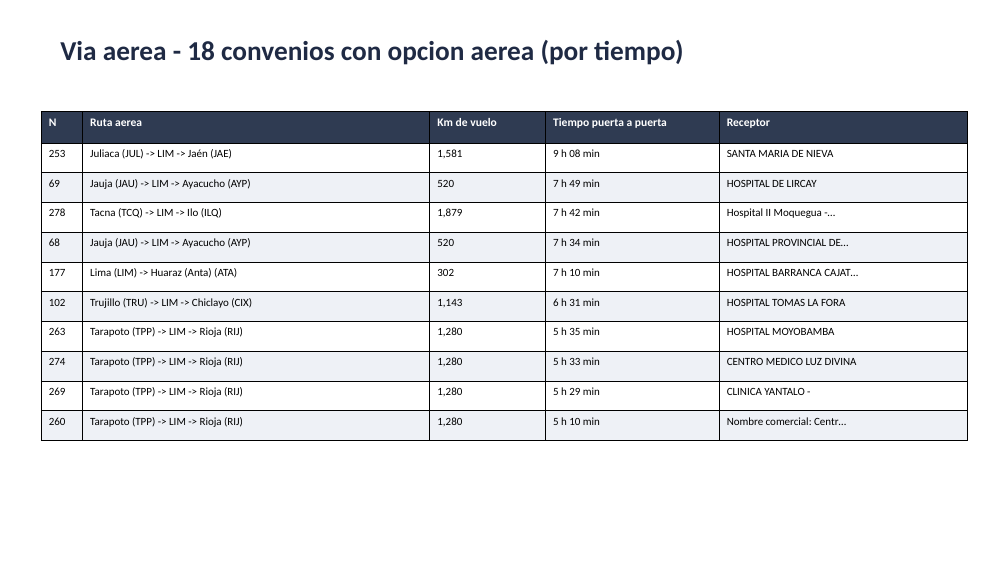
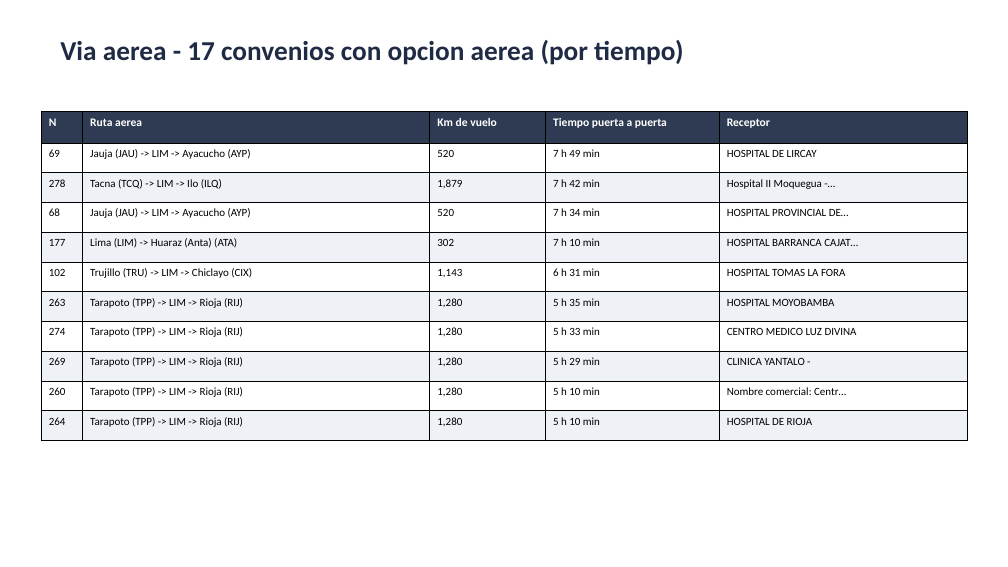
Before and after one commit to rojasarca-code/geolocalizacion-bancos-sangre-diban, a slide deck: slide 5 of datos/Resumen_tiempos_convenios_BS.pptx. Drawn at 1008x567 pixels with LibreOffice and Linux fonts; fonts in the diff are those of the drawing. Boxes give left, top, right and bottom in pixels: in the first picture for what was removed or moved away, otherwise in the second. Text is boxed around its words. In the diff, an @@ line names an element or a change of style, - is before the commit and + after.

```diff
--- a/datos/Resumen_tiempos_convenios_BS.pptx
+++ b/datos/Resumen_tiempos_convenios_BS.pptx
@@ text at (60, 40, 683, 65): text changed @@
-Via aerea - 18 convenios con opcion aerea (por tiempo)
+Via aerea - 17 convenios con opcion aerea (por tiempo)
@@ table at (42, 112, 968, 431) @@
-row 2: 253 | Juliaca (JUL) -> LIM -> Jaén (JAE) | 1,581 | 9 h 08 min | SANTA MARIA DE NIEVA
+row 11: 264 | Tarapoto (TPP) -> LIM -> Rioja (RIJ) | 1,280 | 5 h 10 min | HOSPITAL DE RIOJA
```
Also in this commit, not shown: 6 other slides changed, 5 other files.
